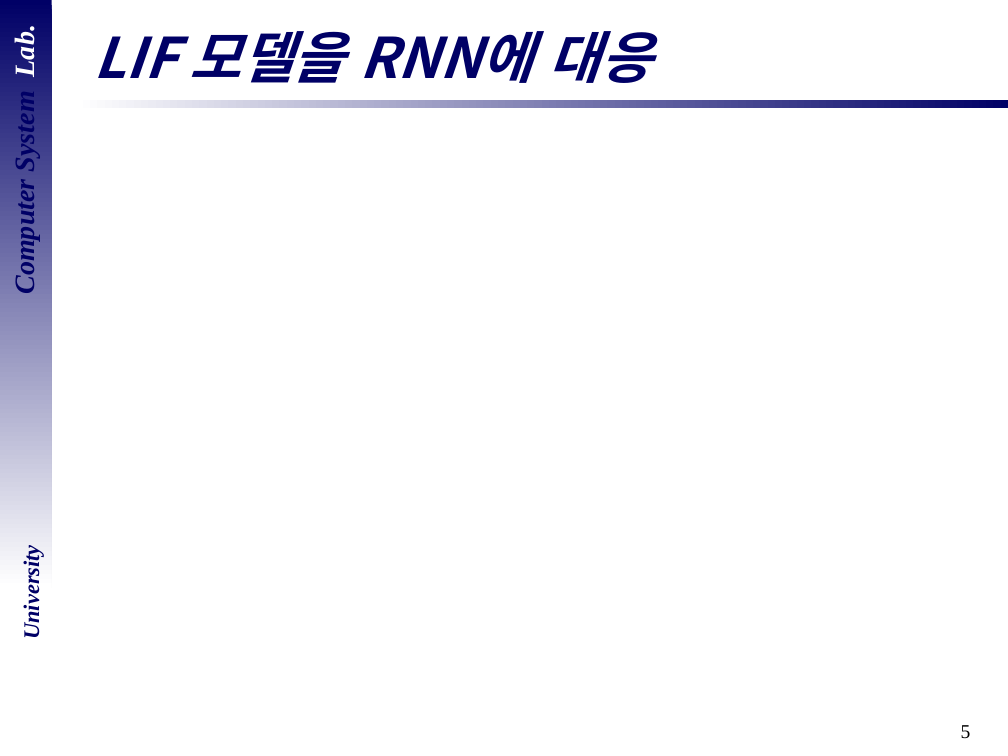
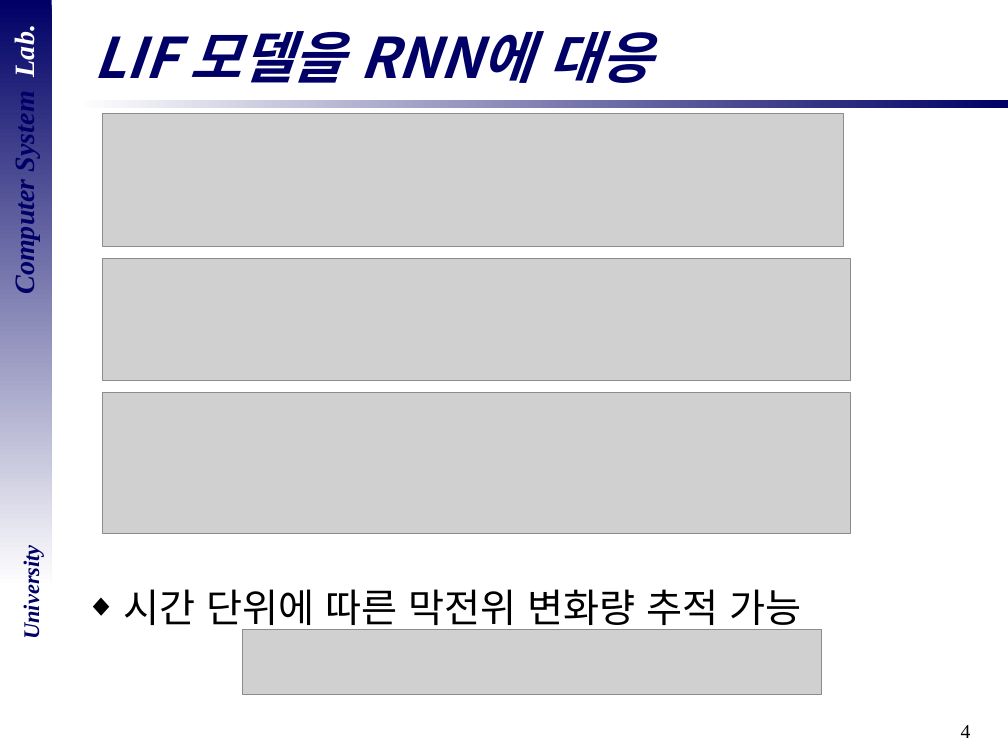
Before and after one commit to DevelopLee20/SNN, a slide deck: slide 4 of cs semina/졸업 논문 심사.pptx (slide 5 before the commit). Drawn at 1008x756 pixels with LibreOffice and Linux fonts; fonts in the diff are those of the drawing; grey boxes stand for pictures; background and template pictures are left out. Boxes give left, top, right and bottom in pixels: in the first picture for what was removed or moved away, otherwise in the second. Text is boxed around its words. In the diff, an @@ line names an element or a change of style, - is before the commit and + after.

```diff
--- a/cs semina/졸업 논문 심사.pptx
+++ b/cs semina/졸업 논문 심사.pptx
@@ picture added at box(103, 113, 844, 246) @@
@@ picture added at box(103, 259, 851, 381) @@
@@ picture added at box(103, 392, 851, 533) @@
@@ text added at box(123, 589, 801, 633), 28 pt, text #000000 @@
+◆ 시간 단위에 따른 막전위 변화량 추적 가능
@@ picture added at box(242, 630, 822, 695) @@
@@ page number at box(961, 725, 971, 738): text changed @@
-5
+4
```
Also in this commit, not shown: 10 other slides changed.
